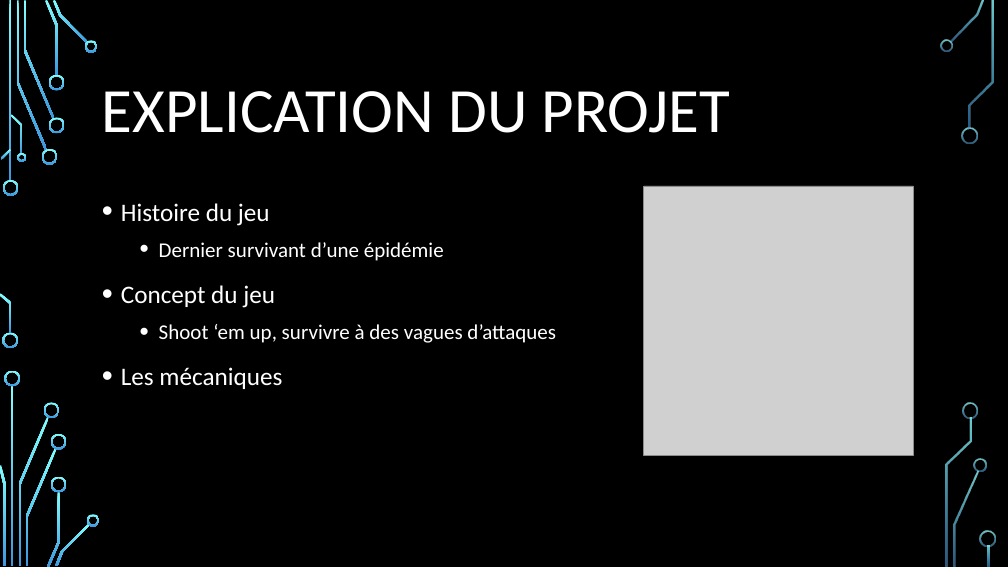
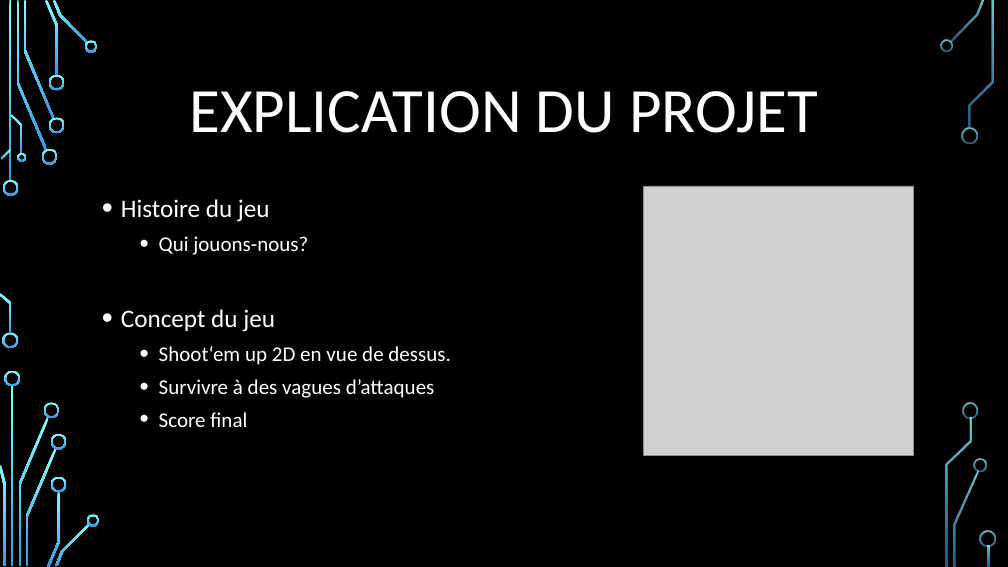
Before and after one commit to IvanCallau/CFPT_M306, a slide deck: slide 3 of docs/virus306_presentation.pptx. Drawn at 1008x567 pixels with LibreOffice and Linux fonts; fonts in the diff are those of the drawing; grey boxes stand for pictures; background and template pictures are left out. Boxes give left, top, right and bottom in pixels: in the first picture for what was removed or moved away, otherwise in the second. Text is boxed around its words. In the diff, an @@ line names an element or a change of style, - is before the commit and + after.

Commit message:
Finalisation de la présentation

```diff
--- a/docs/virus306_presentation.pptx
+++ b/docs/virus306_presentation.pptx
@@ title "EXPLICATION DU PROJET" at <box>190,91,817,133</box>: alignment left to centre @@
@@ text at <box>121,199,275,332</box>: line spacing 1.2 to 1.1 @@
@@ text at <box>159,236,308,255</box>: text changed @@
-  • Dernier survivant d’une épidémie
+  • Qui jouons-nous?
@@ text at <box>159,346,451,427</box>: text changed @@
-  • Shoot ‘em up, survivre à des vagues d’attaques
-• Les mécaniques
+  • Shoot‘em up 2D en vue de dessus.
+  • Survivre à des vagues d’attaques
+  • Score final
```
Also in this commit, not shown: 5 other slides changed.
